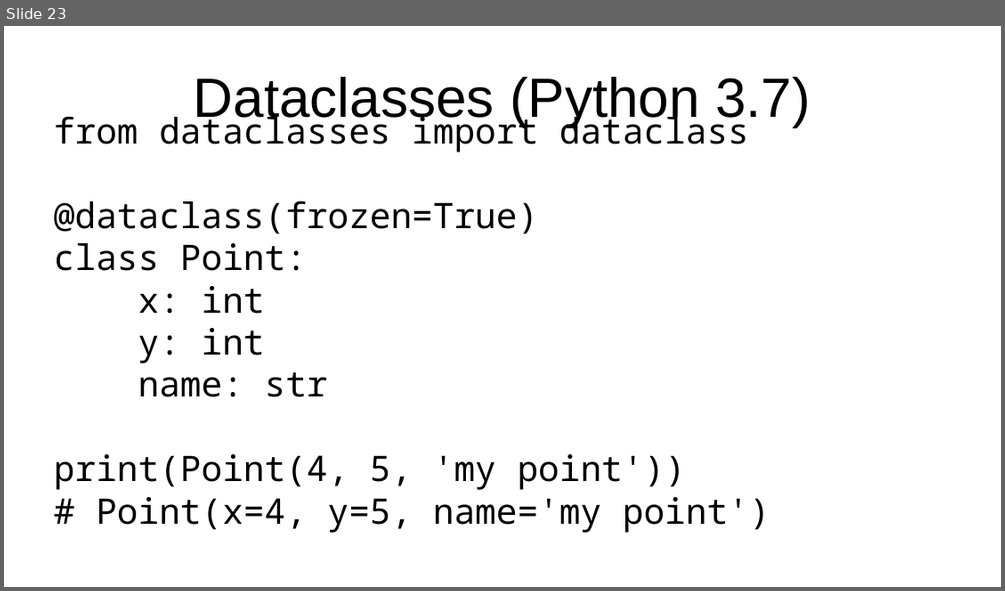
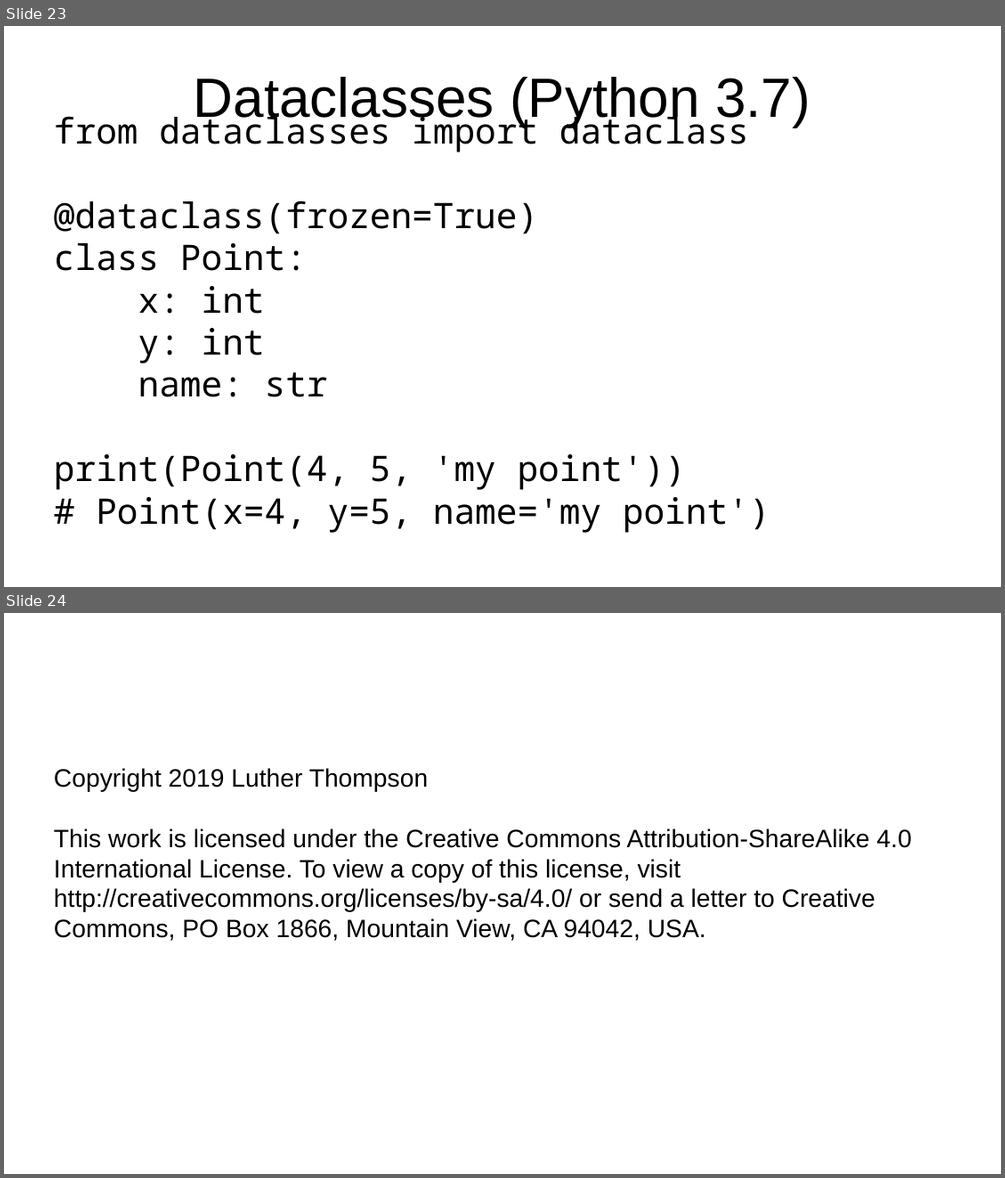
Before and after one commit to luther9/functional-python-slides, a slide deck: functional-python.odp. Shown one above the other, each under a label of ours: slide 23 before the commit, slides 23 and 24 after it. The pictures are 1005x591 and 1005x1178 pixels, drawn with LibreOffice and Linux fonts; fonts in the diff are those of the drawing. Boxes give left, top, right and bottom in pixels: in the first picture for what was removed or moved away, otherwise in the second. Text is boxed around its words. In the diff, an @@ line names an element or a change of style, - is before the commit and + after.

Commit message:
Add CC BY-SA.

```diff
--- a/functional-python.odp
+++ b/functional-python.odp
@@ slide 24 added at (4,613,1001,1174), background #FFFFFF @@
@@ subtitle added at (54,768,911,941), 20 pt, text #000000 @@
+Copyright 2019 Luther Thompson
+This work is licensed under the Creative Commons Attribution-ShareAlike 4.0 International License. To view a copy of this license, visit http://creativecommons.org/licenses/by-sa/4.0/ or send a letter to Creative Commons, PO Box 1866, Mountain View, CA 94042, USA.
```
